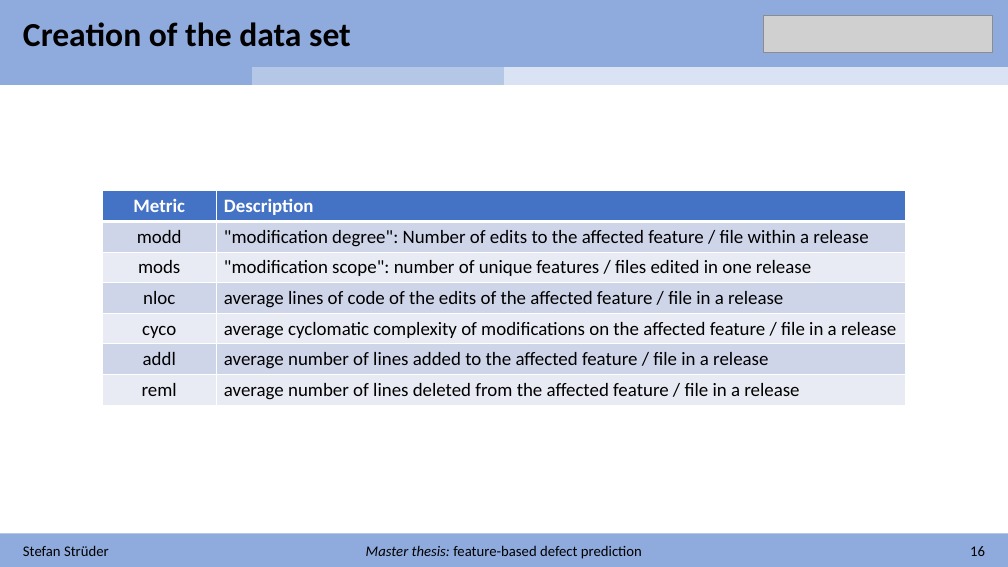
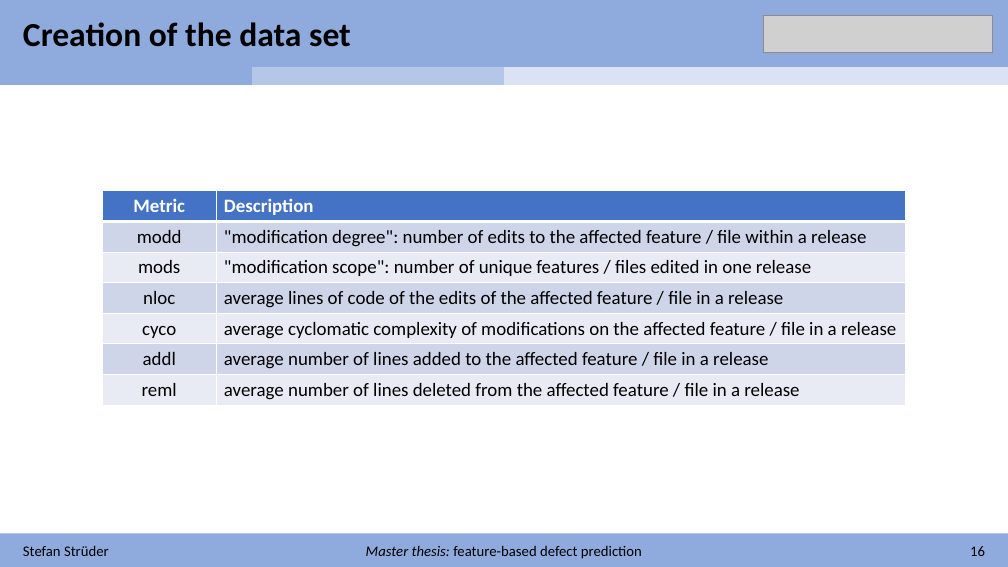
Before and after one commit to stefanstrueder/MA_Strueder, a slide deck: slide 16 of Zwischenbericht/Zwischenbericht.pptx. Drawn at 1008x567 pixels with LibreOffice and Linux fonts; fonts in the diff are those of the drawing; grey boxes stand for pictures. Boxes give left, top, right and bottom in pixels: in the first picture for what was removed or moved away, otherwise in the second. Text is boxed around its words. In the diff, an @@ line names an element or a change of style, - is before the commit and + after.

```diff
--- a/Zwischenbericht/Zwischenbericht.pptx
+++ b/Zwischenbericht/Zwischenbericht.pptx
@@ table at box(102, 191, 906, 427) @@
@@ row 2, column 2: ""modification degree": Number of edits to the affected feature / file within a release" to ""modification degree": number of edits to the affected feature / file within a release" @@
```
Also in this commit, not shown: 14 other slides changed, 1 other file.
